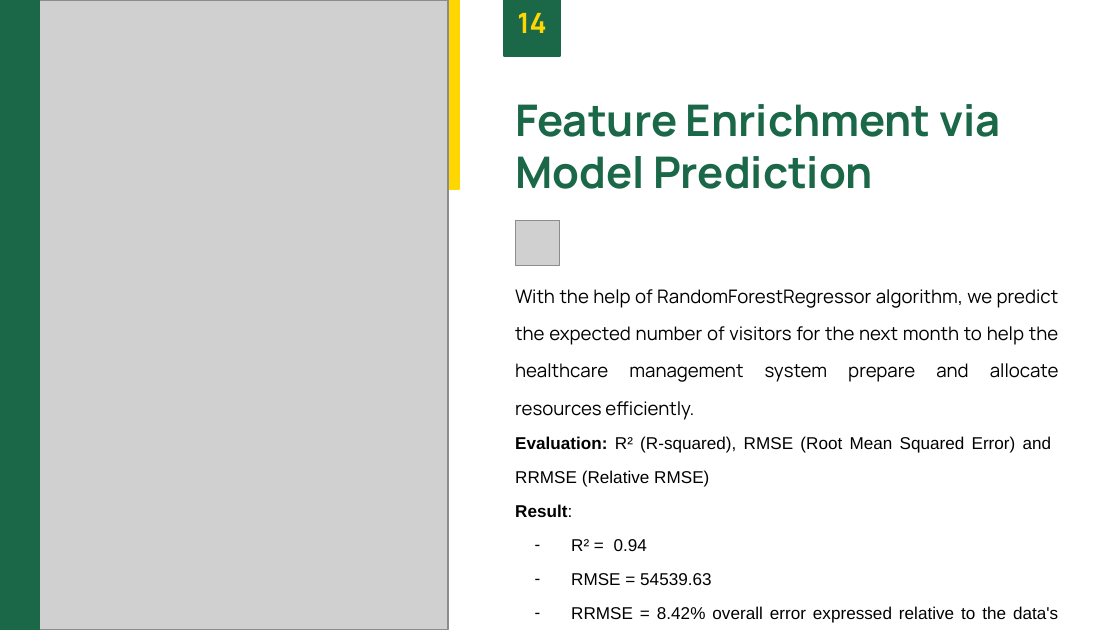
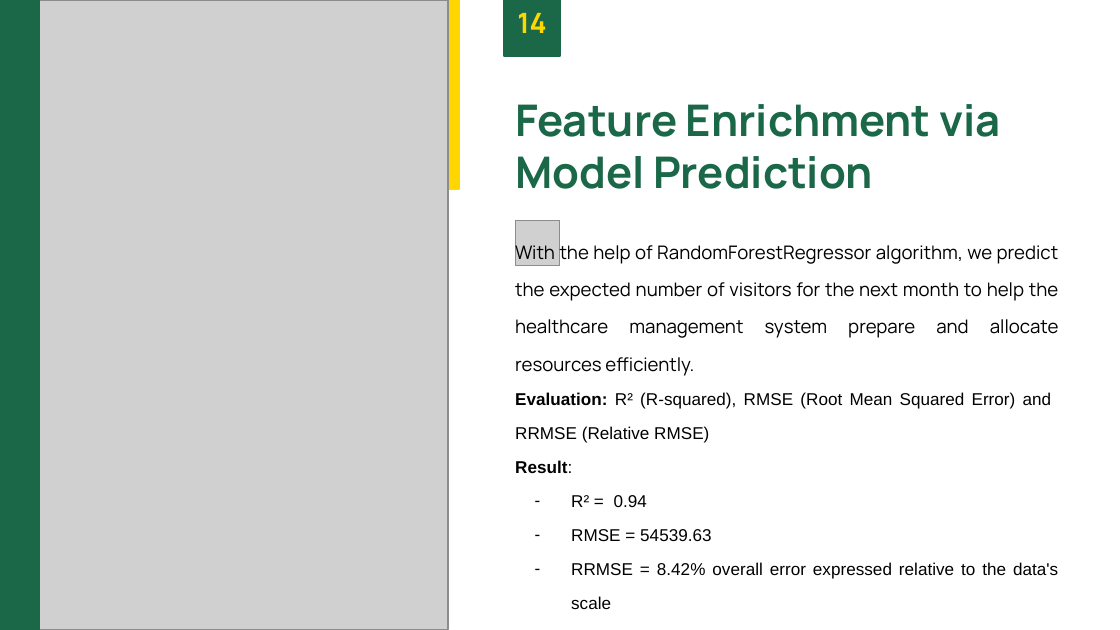
Before and after one commit to be-great/Big_Data_Analytics_in_Healthcare, a slide deck: slide 17 of Bigdata.pptx (slide 16 before the commit). Drawn at 1120x630 pixels with LibreOffice and Linux fonts; fonts in the diff are those of the drawing; grey boxes stand for pictures. Boxes give left, top, right and bottom in pixels: in the first picture for what was removed or moved away, otherwise in the second. Text is boxed around its words. In the diff, an @@ line names an element or a change of style, - is before the commit and + after.

```diff
--- a/Bigdata.pptx
+++ b/Bigdata.pptx
@@ text "With the help of RandomForestRegressor ..." rewrapped from <box>515,289,1059,623</box> to <box>515,242,1059,609</box> @@
```
Also in this commit, not shown: 12 other slides changed, 1 slide added, 1 other file.
